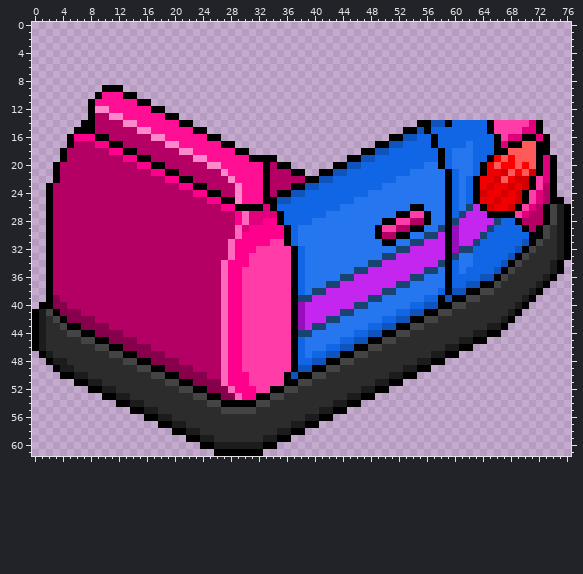
Sprite sheet: bumpercart_front_0.png. Above: the version before the commit.
The file is 77x62 pixels.
The same view after the edit:
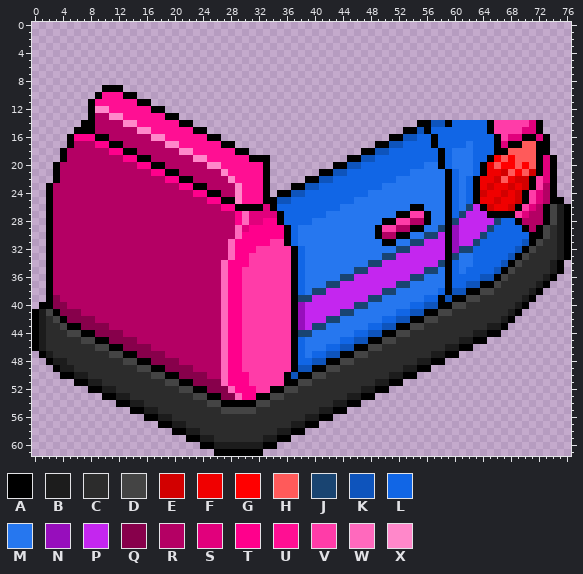
Palette (. is transparent): A #000000  B #1c1c1c  C #2c2c2c  D #444444  E #d20000  F #f00000  G #ff0000  H #ff5a5a  J #194471  K #0e54bc  L #1166e6  M #2677ef  N #970ebc  P #c426ef  Q #87004b  R #b40064  S #e1007c  T #ff008c  U #ff0f93  V #ff3ca8  W #ff69bd  X #ff88ca
The exact change:
{"y":19,"x":34,"old":"A","new":"."}
{"y":20,"x":34,"old":"RAA","new":"..."}
{"y":21,"x":34,"old":"RRRAA","new":"....."}
{"y":22,"x":34,"old":"RRRRR","new":"....."}
{"y":23,"x":34,"old":"RRR","new":"..."}
{"y":24,"x":34,"old":"R","new":"."}
{"label":"erased","picture_box":[270,155,305,197]}
